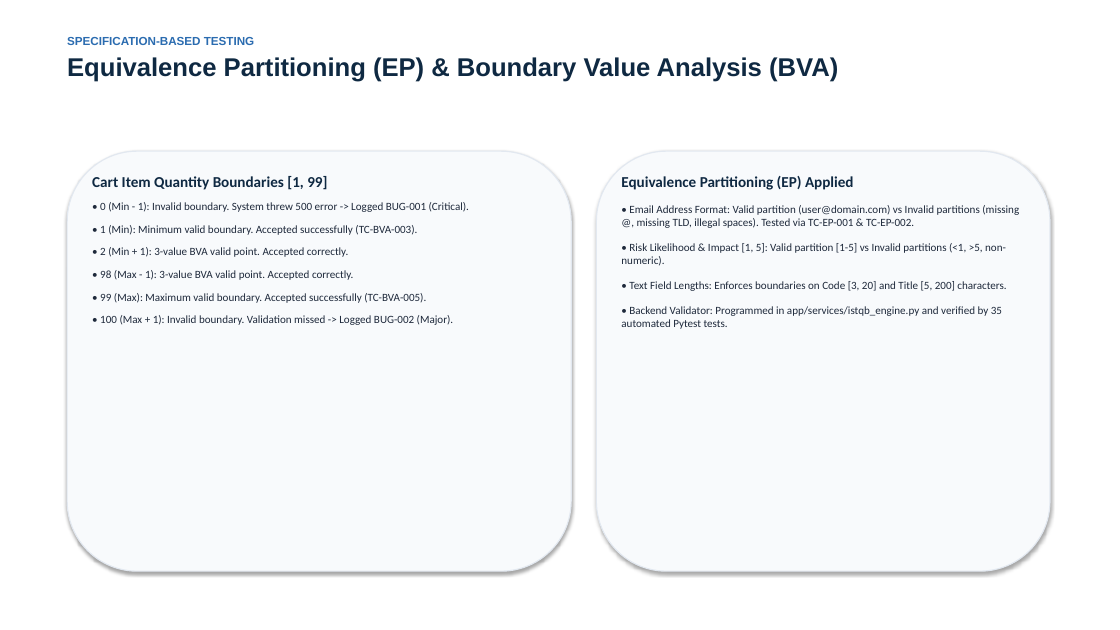
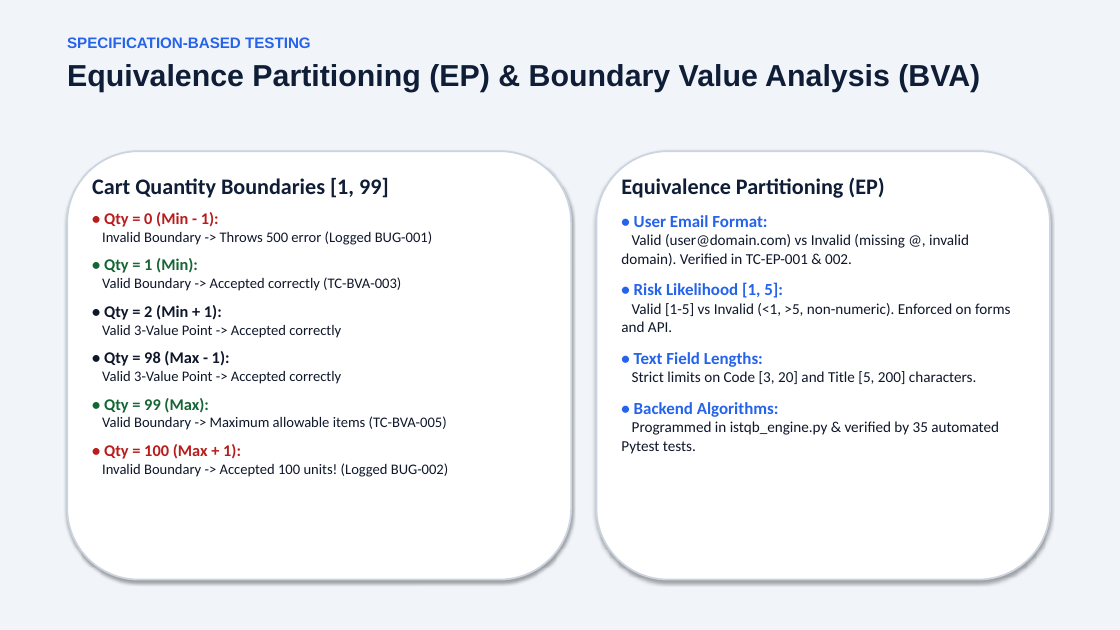
Before and after one commit to eya-khandoudi/TestFlow-ISTQB, a slide deck: slide 6 of docs/TestFlow_ISTQB_Presentation.pptx. Drawn at 1120x630 pixels with LibreOffice and Linux fonts; fonts in the diff are those of the drawing. Boxes give left, top, right and bottom in pixels: in the first picture for what was removed or moved away, otherwise in the second. Text is boxed around its words. In the diff, an @@ line names an element or a change of style, - is before the commit and + after.

Commit message:
Enhance TestFlow presentation with modern 16:9 design and large readable typography

```diff
--- a/docs/TestFlow_ISTQB_Presentation.pptx
+++ b/docs/TestFlow_ISTQB_Presentation.pptx
@@ rectangle added at (x1=0, y1=0, x2=1120, y2=630), fill #F1F5F9 @@
@@ text "SPECIFICATION-BASED TESTING" at (x1=67, y1=37, x2=980, y2=92): size 10 to 13 pt, text colour #2B6CB0 to #2563EB in "SPECIFICATION-BASED TESTING"; size 22 to 26 pt, text colour #0F2942 to #0F1E36 in "Equivalence Partitioning (EP) & Boundary Value Analysis ..."; more space between paragraphs @@
@@ rounded rectangle resized from (x1=67, y1=151, x2=571, y2=571) to (x1=67, y1=151, x2=571, y2=580) @@
@@ rounded rectangle at (x1=67, y1=151, x2=571, y2=580): fill #F8FAFC to #FFFFFF; outline #E2E8F0 1 pt to #CBD5E1 1.5 pt @@
@@ text at (x1=92, y1=177, x2=448, y2=477): text changed; size 9.5 to 12.5 pt; text colour #1E293B to #0F172A @@
-Cart Item Quantity Boundaries [1, 99]
-• 0 (Min - 1): Invalid boundary. System threw 500 error -> Logged BUG-001 (Critical).
-• 1 (Min): Minimum valid boundary. Accepted successfully (TC-BVA-003).
-• 2 (Min + 1): 3-value BVA valid point. Accepted correctly.
-• 98 (Max - 1): 3-value BVA valid point. Accepted correctly.
-• 99 (Max): Maximum valid boundary. Accepted successfully (TC-BVA-005).
-• 100 (Max + 1): Invalid boundary. Validation missed -> Logged BUG-002 (Major).
+Cart Quantity Boundaries [1, 99]
+• Qty = 0 (Min - 1):
+Invalid Boundary -> Throws 500 error (Logged BUG-001)
+• Qty = 1 (Min):
+Valid Boundary -> Accepted correctly (TC-BVA-003)
+• Qty = 2 (Min + 1):
+Valid 3-Value Point -> Accepted correctly
+• Qty = 98 (Max - 1):
+Valid 3-Value Point -> Accepted correctly
+• Qty = 99 (Max):
+Valid Boundary -> Maximum allowable items (TC-BVA-005)
+• Qty = 100 (Max + 1):
+Invalid Boundary -> Accepted 100 units! (Logged BUG-002)
@@ rounded rectangle at (x1=597, y1=151, x2=1050, y2=580): fill #F8FAFC to #FFFFFF; outline #E2E8F0 1 pt to #CBD5E1 1.5 pt @@
@@ rounded rectangle resized from (x1=597, y1=151, x2=1050, y2=571) to (x1=597, y1=151, x2=1050, y2=580) @@
@@ text at (x1=621, y1=177, x2=1011, y2=454): text changed; size 9.5 to 13 pt; text colour #1E293B to #0F172A @@
-Equivalence Partitioning (EP) Applied
-• Email Address Format: Valid partition (user@domain.com) vs Invalid partitions (missing @, missing TLD, illegal spaces). Tested via TC-EP-001 & TC-EP-002.
-• Risk Likelihood & Impact [1, 5]: Valid partition [1-5] vs Invalid partitions (<1, >5, non-numeric).
-• Text Field Lengths: Enforces boundaries on Code [3, 20] and Title [5, 200] characters.
-• Backend Validator: Programmed in app/services/istqb_engine.py and verified by 35 automated Pytest tests.
+Equivalence Partitioning (EP)
+• User Email Format:
+Valid (user@domain.com) vs Invalid (missing @, invalid domain). Verified in TC-EP-001 & 002.
+• Risk Likelihood [1, 5]:
+Valid [1-5] vs Invalid (<1, >5, non-numeric). Enforced on forms and API.
+• Text Field Lengths:
+Strict limits on Code [3, 20] and Title [5, 200] characters.
+• Backend Algorithms:
+Programmed in istqb_engine.py & verified by 35 automated Pytest tests.
```
Also in this commit, not shown: 12 other slides changed, 2 other files.
